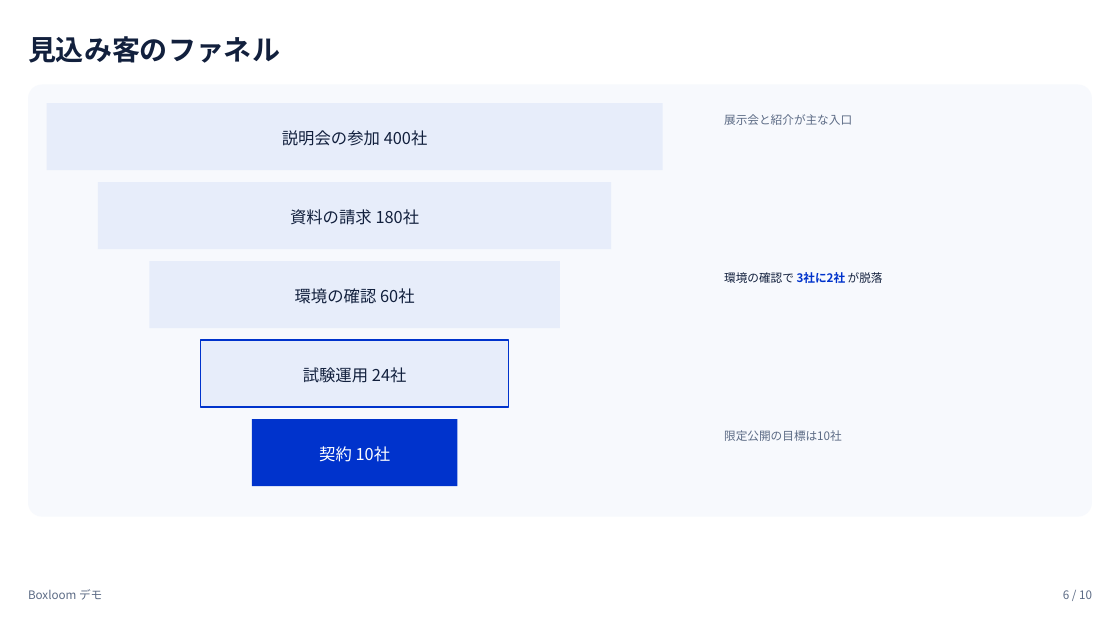
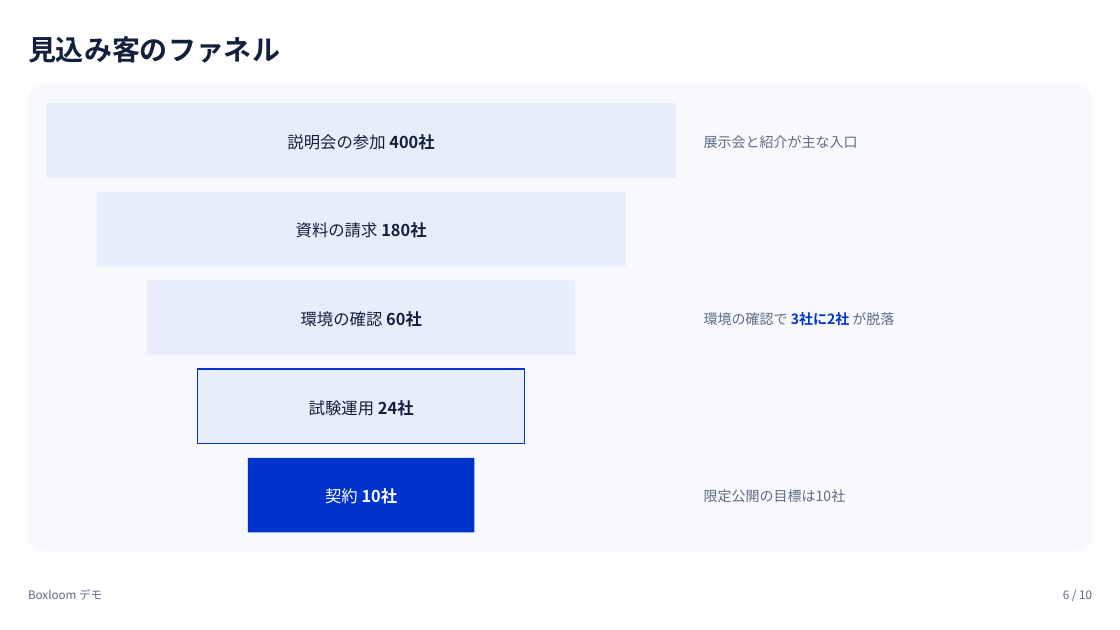
Before and after one commit to tjst-t/boxloom, a slide deck: slide 6 of boxloom/out/subsystems_showcase_light.pptx. Drawn at 1120x630 pixels with LibreOffice and Linux fonts; fonts in the diff are those of the drawing. Boxes give left, top, right and bottom in pixels: in the first picture for what was removed or moved away, otherwise in the second. Text is boxed around its words. In the diff, an @@ line names an element or a change of style, - is before the commit and + after.

```diff
--- a/boxloom/out/subsystems_showcase_light.pptx
+++ b/boxloom/out/subsystems_showcase_light.pptx
@@ rounded rectangle resized from (x1=28, y1=85, x2=1092, y2=518) to (x1=28, y1=85, x2=1092, y2=552) @@
@@ rounded rectangle at (x1=28, y1=85, x2=1092, y2=552): proportions changed @@
@@ rectangle "説明会の参加 400社" resized from (x1=47, y1=103, x2=663, y2=171) to (x1=47, y1=103, x2=676, y2=178) @@
@@ rectangle "説明会の参加 400社" at (x1=47, y1=103, x2=676, y2=178): bold on in "400社" @@
@@ text "展示会と紹介が主な入口" at (x1=704, y1=135, x2=858, y2=148): size 10 to 12 pt; line spacing 13.5pt to 16.2pt; vertical alignment top to middle @@
@@ text "展示会と紹介が主な入口" moved from (x1=724, y1=114, x2=852, y2=125) to (x1=704, y1=135, x2=858, y2=148) @@
@@ rectangle "資料の請求 180社" resized from (x1=98, y1=182, x2=612, y2=250) to (x1=97, y1=192, x2=625, y2=266) @@
@@ rectangle "資料の請求 180社" at (x1=97, y1=192, x2=625, y2=266): bold on in "180社" @@
@@ rectangle "環境の確認 60社" resized from (x1=150, y1=261, x2=560, y2=329) to (x1=147, y1=281, x2=575, y2=355) @@
@@ rectangle "環境の確認 60社" at (x1=147, y1=281, x2=575, y2=355): bold on in "60社" @@
@@ text "環境の確認で 3社に2社 が脱落" moved from (x1=724, y1=272, x2=883, y2=283) to (x1=704, y1=312, x2=894, y2=326) @@
@@ text "環境の確認で 3社に2社 が脱落" at (x1=704, y1=312, x2=894, y2=326): size 10 to 12 pt; text colour #12203D to #5C6B85 in "環境の確認で が脱落"; line spacing 13.5pt to 16.2pt; vertical alignment top to middle @@
@@ rectangle "試験運用 24社" resized from (x1=201, y1=340, x2=509, y2=408) to (x1=197, y1=369, x2=524, y2=444) @@
@@ rectangle "試験運用 24社" at (x1=197, y1=369, x2=524, y2=444): bold on in "24社" @@
@@ rectangle "契約 10社" resized from (x1=252, y1=419, x2=457, y2=486) to (x1=248, y1=458, x2=475, y2=533) @@
@@ rectangle "契約 10社" at (x1=248, y1=458, x2=475, y2=533): bold on in "10社" @@
@@ text "限定公開の目標は10社" moved from (x1=724, y1=430, x2=842, y2=441) to (x1=704, y1=489, x2=846, y2=502) @@
@@ text "限定公開の目標は10社" at (x1=704, y1=489, x2=846, y2=502): size 10 to 12 pt; line spacing 13.5pt to 16.2pt; vertical alignment top to middle @@
```
Also in this commit, not shown: 4 other slides changed, 2 other files.
